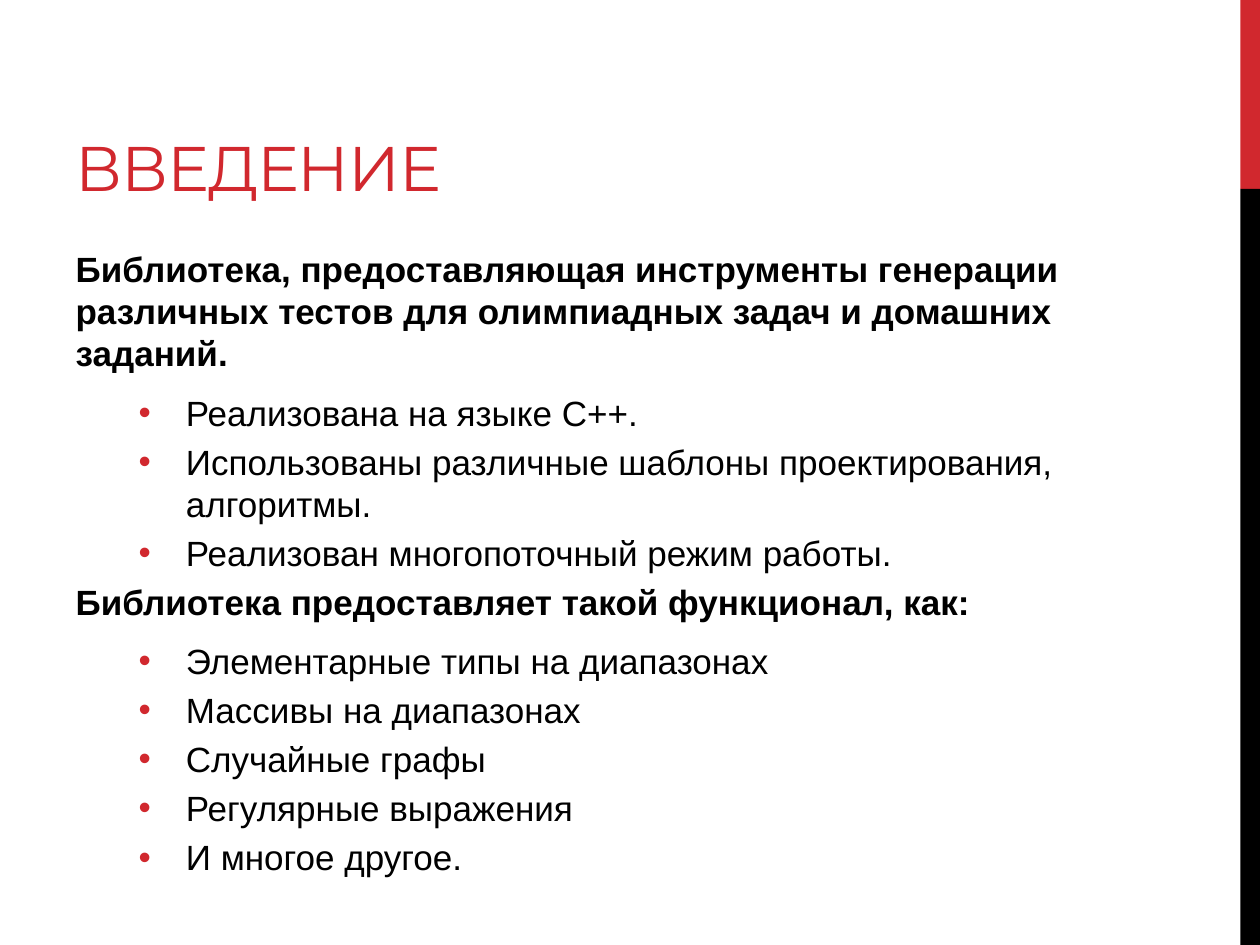
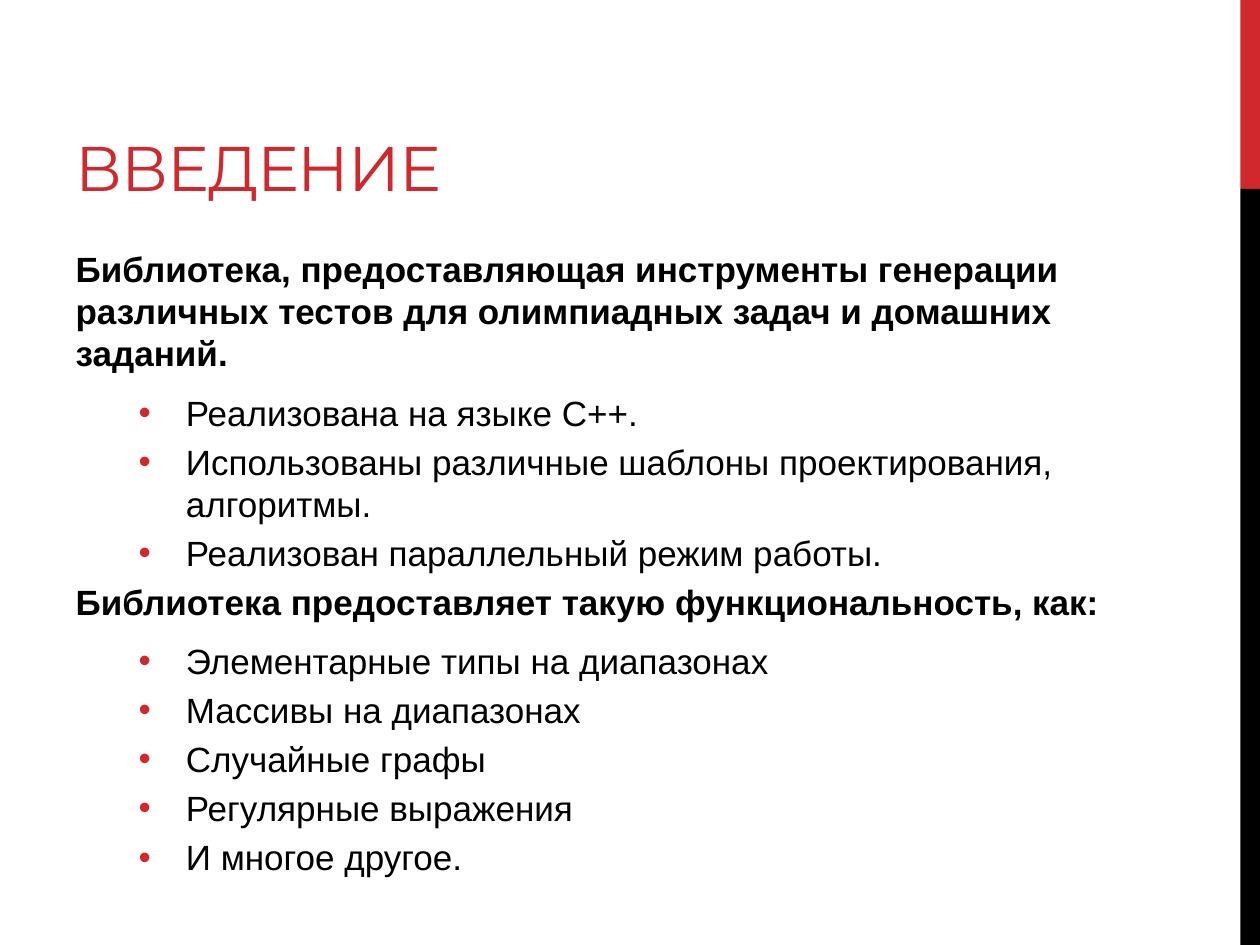
Before and after one commit to levonoganesyan/TestMaker, a slide deck: slide 2 of diploma_work_materials/Diploma_slides.pptx. Drawn at 1260x945 pixels with LibreOffice and Linux fonts; fonts in the diff are those of the drawing. Boxes give left, top, right and bottom in pixels: in the first picture for what was removed or moved away, otherwise in the second. Text is boxed around its words. In the diff, an @@ line names an element or a change of style, - is before the commit and + after.

```diff
--- a/diploma_work_materials/Diploma_slides.pptx
+++ b/diploma_work_materials/Diploma_slides.pptx
@@ text at (x1=76, y1=540, x2=1098, y2=622): text changed @@
-  • Реализован многопоточный режим работы.
-Библиотека предоставляет такой функционал, как:
+  • Реализован параллельный режим работы.
+Библиотека предоставляет такую функциональность, как:
```
Also in this commit, not shown: 9 other slides changed, 1 slide added.
